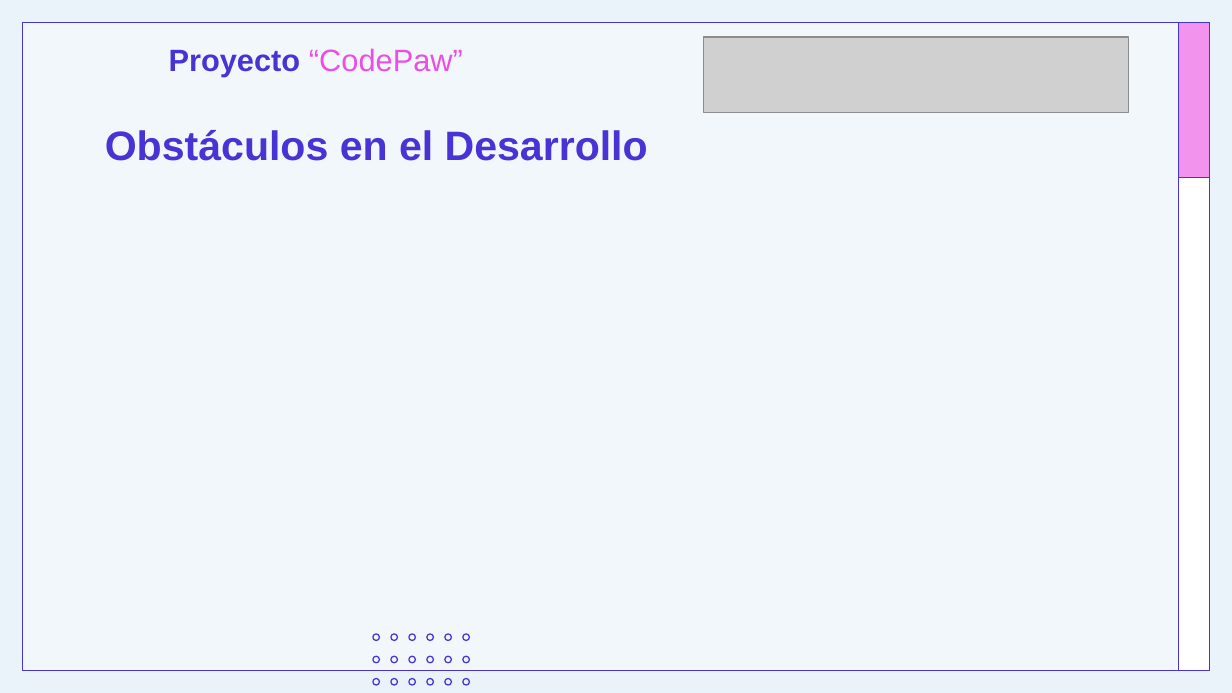
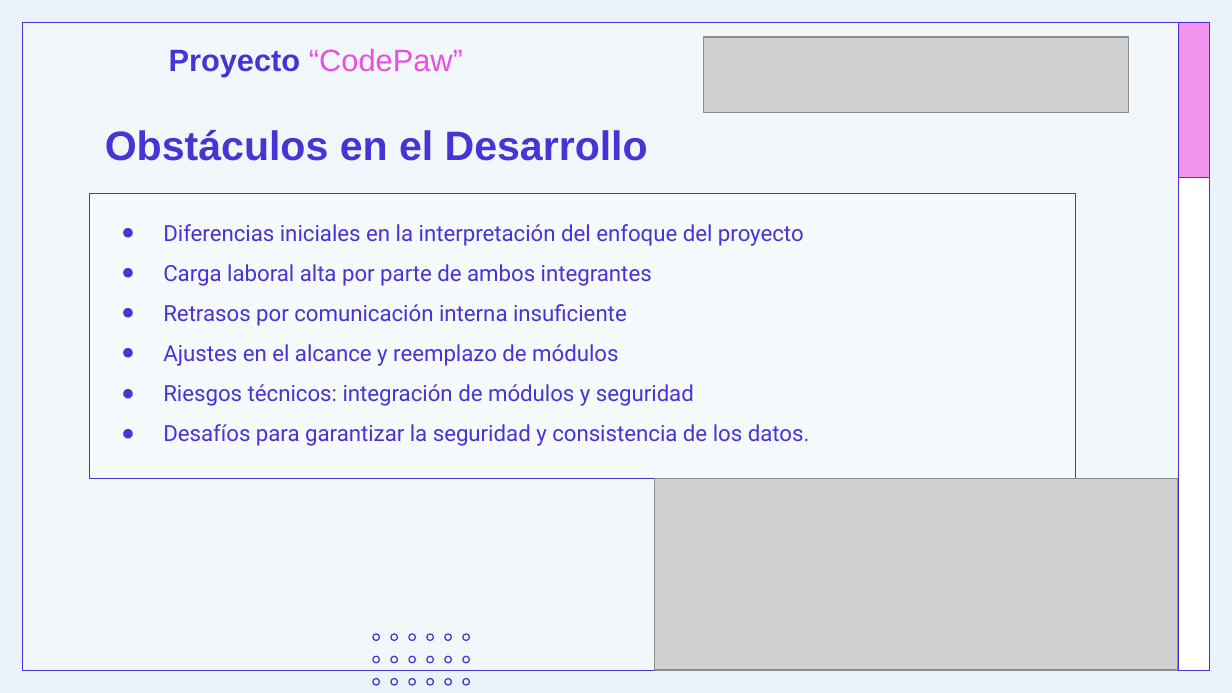
Before and after one commit to Yuyo00/CodePaw, a slide deck: slide 14 of Fase 2/Evidencias Proyecto/Presentación Proyecto.pptx. Drawn at 1232x693 pixels with LibreOffice and Linux fonts; fonts in the diff are those of the drawing; grey boxes stand for pictures; background and template pictures are left out. Boxes give left, top, right and bottom in pixels: in the first picture for what was removed or moved away, otherwise in the second. Text is boxed around its words. In the diff, an @@ line names an element or a change of style, - is before the commit and + after.

```diff
--- a/Fase 2/Evidencias Proyecto/Presentación Proyecto.pptx
+++ b/Fase 2/Evidencias Proyecto/Presentación Proyecto.pptx
@@ subtitle added at (90, 193, 1076, 478), fill #FFFFFF at 40% opacity, outline #4834D4 0.75 pt, 13 pt, text #4834D4 @@
+● Diferencias iniciales en la interpretación del enfoque del proyecto
+● Carga laboral alta por parte de ambos integrantes
+● Retrasos por comunicación interna insuficiente
+● Ajustes en el alcance y reemplazo de módulos
+● Riesgos técnicos: integración de módulos y seguridad
+● Desafíos para garantizar la seguridad y consistencia de los datos.
@@ picture added at (654, 478, 1178, 670) @@
```
Also in this commit, not shown: 10 other slides changed, 1 slide added, 1 slide removed.
